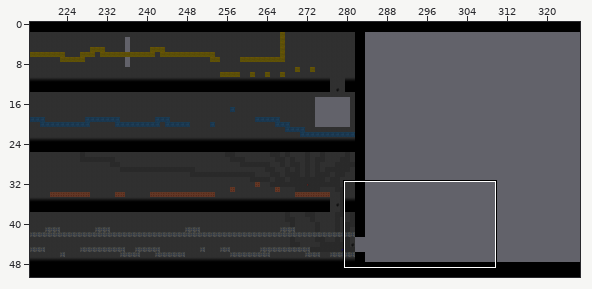
Tiled map -- android/assets/map.tmx. The picture above shows the old version from afar; the outline marks the close-up.
Close-up. Before:
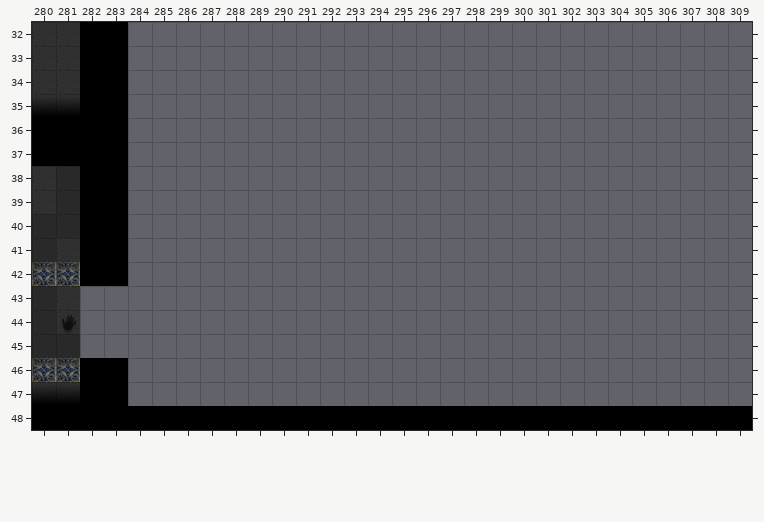
Cells are 90x90 px. Shown: x 280..309, y 32..48. The commit also changed other parts of the map, which this record leaves out.
Once edited:
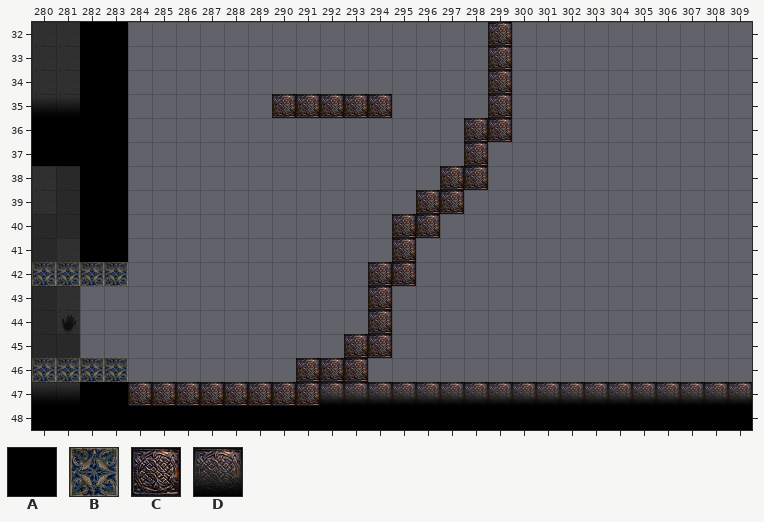
Key: from "tileSet": A 5, B 14, C 19, D 20.
_ is an empty cell, . an unchanged one.
What changed:
--- layer "l1"
@@ x 282..309 @@
-32 ................._..........
-33 ................._..........
-34 ................._..........
-35 ........_____...._..........
-36 ................__..........
-37 ................_...........
-38 ...............__...........
-39 ..............__............
-40 .............__.............
-41 ............._..............
-42 AA..........__..............
-43 ............_...............
-44 ............_...............
-45 ...........__...............
-46 AA.......___................
-47 ..__________________________
+32 .................C..........
+33 .................C..........
+34 .................C..........
+35 ........CCCCC....C..........
+36 ................CC..........
+37 ................C...........
+38 ...............CC...........
+39 ..............CC............
+40 .............CC.............
+41 .............C..............
+42 BB..........CC..............
+43 ............C...............
+44 ............C...............
+45 ...........CC...............
+46 BB.......CCC................
+47 ..CCCCCCCCDDDDDDDDDDDDDDDDDD
Boxes around the changes in both close-ups, in picture pixels (x1, y1, x2, y2):
changed: (80, 22, 752, 406)
